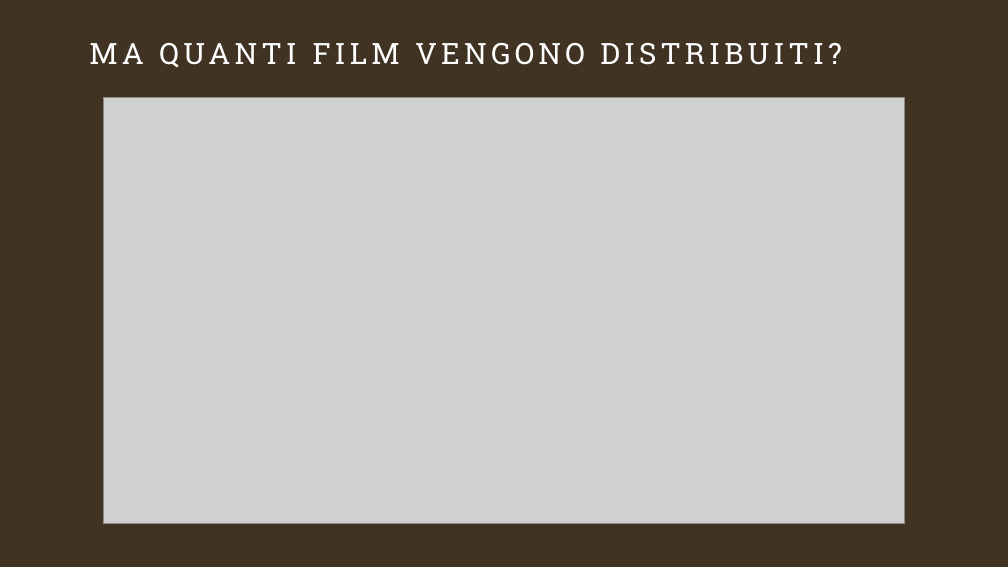
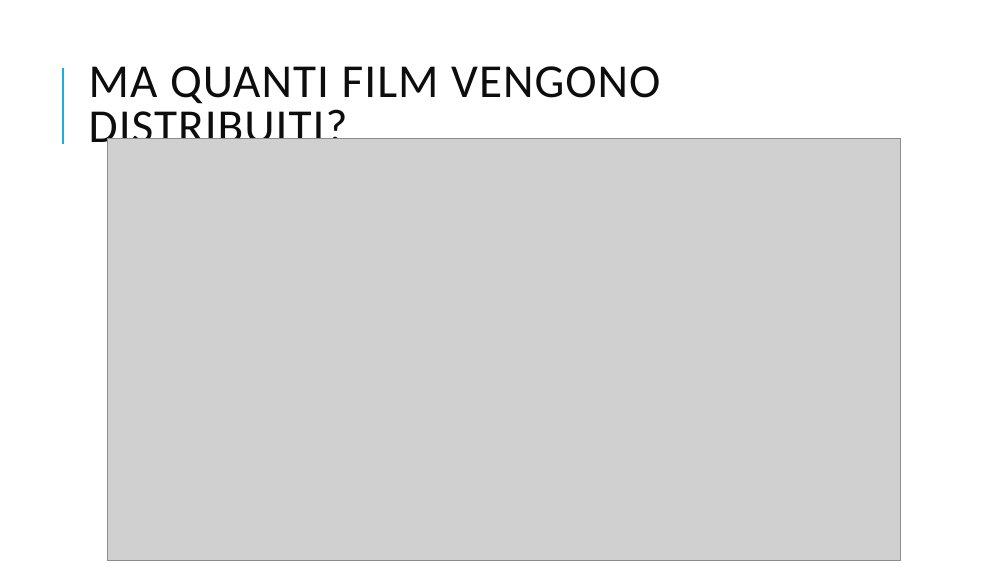
Before and after one commit to GitCass01/italian-cinemas-sciviz, a slide deck: slide 19 of presentazione_davide_carniselli.pptx (slide 18 before the commit). Drawn at 1008x567 pixels with LibreOffice and Linux fonts; fonts in the diff are those of the drawing; grey boxes stand for pictures. Boxes give left, top, right and bottom in pixels: in the first picture for what was removed or moved away, otherwise in the second. Text is boxed around its words. In the diff, an @@ line names an element or a change of style, - is before the commit and + after.

```diff
--- a/presentazione_davide_carniselli.pptx
+++ b/presentazione_davide_carniselli.pptx
@@ background #413324 to #FFFFFF @@
@@ line added from (63, 144) to (63, 68), #1CADE4 1.5 pt @@
@@ title "MA QUANTI FILM VENGONO DISTRIBUITI?" moved from (x1=89, y1=43, x2=841, y2=67) to (x1=89, y1=66, x2=660, y2=155) @@
@@ title "MA QUANTI FILM VENGONO DISTRIBUITI?" at (x1=89, y1=66, x2=660, y2=155): size 28 to 45 pt, font Roboto Slab to Calibri, text colour #FFFFFF to #0D0D0D, letter spacing 4 to 1 pt; line spacing 1 to 0.8; vertical alignment top to middle @@
@@ picture resized from (x1=104, y1=98, x2=904, y2=523) to (x1=108, y1=139, x2=901, y2=560) @@
```
Also in this commit, not shown: 27 other slides changed, 2 slides added, 1 slide removed, 1 other file.
